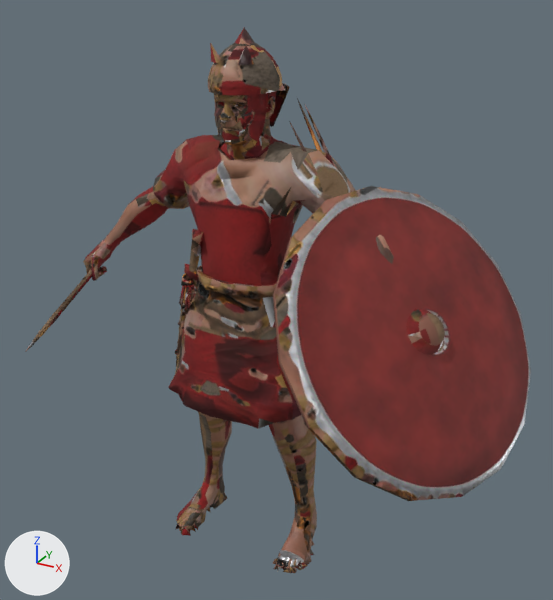
Two versions of the glTF model public/battles/models/roman-velites.glb, one commit apart.
Rendered twice from a 50 mm camera at (1.152, -1.881, 1.878) aimed at (0.112, 0.008, 0.933). Lighting does not change. The marker at lower left points along +X, +Y and +Z. The older version comes first. Objects named as collision shapes, trigger or cutter boxes, shadow casters or lower levels of detail are left out. Vertices at exactly the same position are counted once.

Objects in the first picture: 'LOD0'.
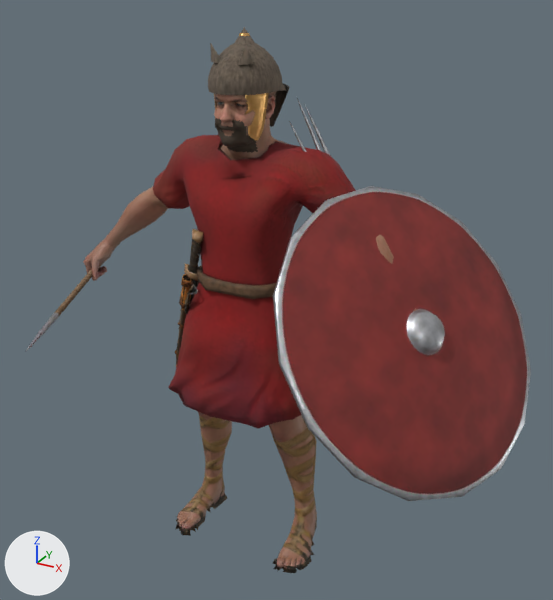
Changed parts and their boxes [x1, y1, x2, y2] in the pictures (553 x 600 px):
part 1 of me_lod0, added
    after: [215, 118, 258, 153]
part 2 of me_lod0, added
    after: [243, 126, 253, 141]
part 3 of me_lod0, reshaped
    before: [208, 69, 289, 95]
    after: [208, 33, 289, 95]
part 4 of me_lod0, surface changed
    both: [25, 27, 462, 573]

The change, as a diff of the scene's bpy script:
```diff
--- a/public/battles/models/roman-velites.glb.py
+++ b/public/battles/models/roman-velites.glb.py
@@ me_lod0 @@
 # used by ob_lod0; location = (0.0, 0.0, 0.0)
-me_lod0.from_pydata(...)  # 3632 vertices, 6615 faces; spans x -0.76..0.86, y -0.58..0.45, z -0.01..1.72
+me_lod0.from_pydata(...)  # 4358 vertices, 7707 faces; spans x -0.76..0.86, y -0.58..0.45, z -0.01..1.72
+# me_lod0 part 1: a new loose piece of 308 vertices spanning x -0.07..0.07, y -0.08..0.01, z 1.38..1.48, in mat_roman_velites
+# me_lod0 part 2: a new loose piece of 231 vertices spanning x -0.06..0.06, y -0.07..0.0, z 1.39..1.47, in mat_roman_velites
+# me_lod0 part 3
+# 46 faces are deleted
+# 8 vertices move within x -0.08..0.08, y -0.06..0.14, z 1.57..1.59
+# 187 vertices are added at x -0.09..0.09, y -0.09..0.18, z 1.54..1.71
+# 432 new faces join them
+# me_lod0 part 4: 6355 kept faces spanning x -0.76..0.86, y -0.58..0.45, z -0.01..1.72 get new texture (UV) coordinates
 me_lod0.materials.append(mat_roman_velites)
```
